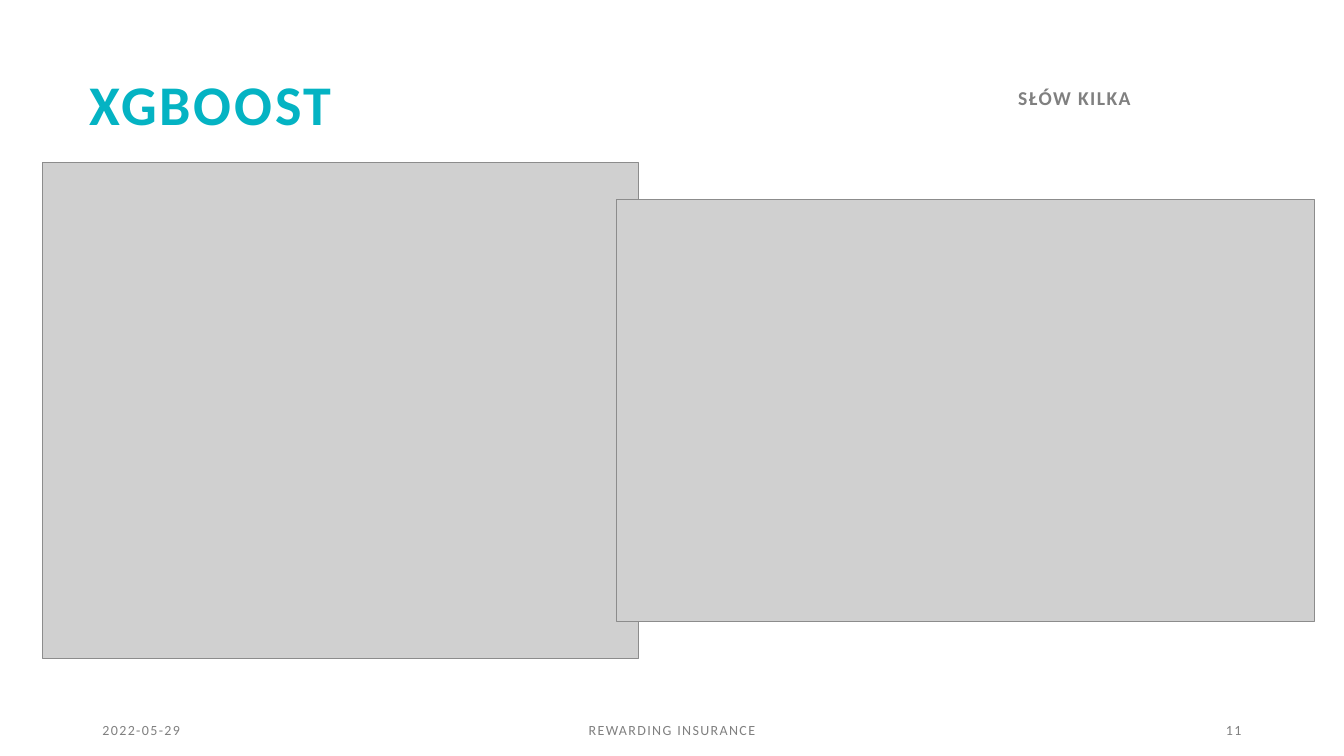
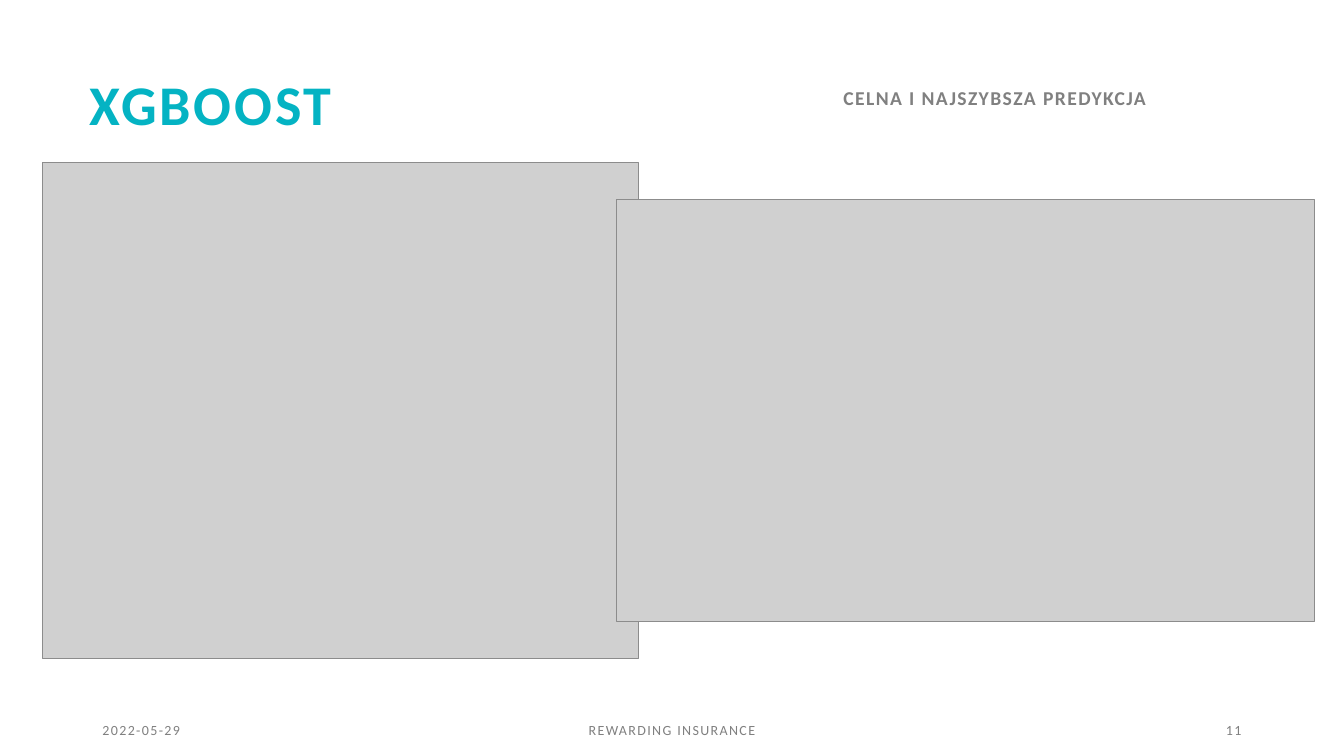
Before and after one commit to infoshareacademy/jdszr6-grupa-bez-nazwy, a slide deck: slide 11 of ML_project/rewarding Insurance 202205282249.pptx. Drawn at 1344x756 pixels with LibreOffice and Linux fonts; fonts in the diff are those of the drawing; grey boxes stand for pictures. Boxes give left, top, right and bottom in pixels: in the first picture for what was removed or moved away, otherwise in the second. Text is boxed around its words. In the diff, an @@ line names an element or a change of style, - is before the commit and + after.

```diff
--- a/ML_project/rewarding Insurance 202205282249.pptx
+++ b/ML_project/rewarding Insurance 202205282249.pptx
@@ text at (843, 92, 1146, 105): text changed @@
-SŁÓW KILKA
+CELNA I NAJSZYBSZA PREDYKCJA
```
Also in this commit, not shown: 3 other slides changed, 1 slide added, 2 slides removed.
